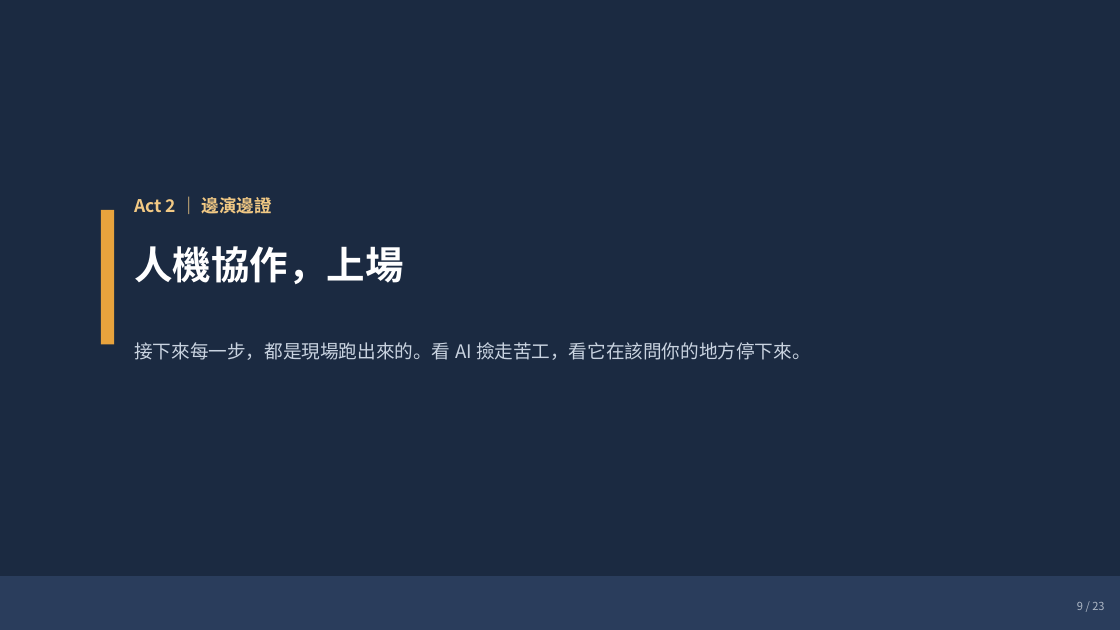
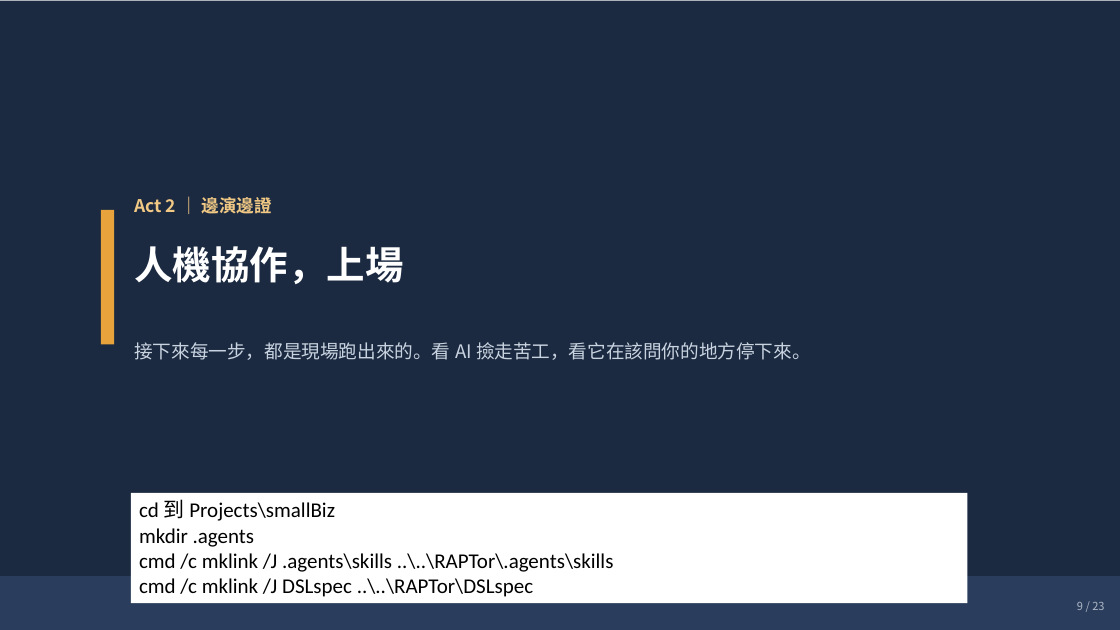
Before and after one commit to chrisokchen/rapt, a slide deck: slide 9 of RAPTor/references/0622-raptStory_ccOpus48.pptx. Drawn at 1120x630 pixels with LibreOffice and Linux fonts; fonts in the diff are those of the drawing. Boxes give left, top, right and bottom in pixels: in the first picture for what was removed or moved away, otherwise in the second. Text is boxed around its words. In the diff, an @@ line names an element or a change of style, - is before the commit and + after.

```diff
--- a/RAPTor/references/0622-raptStory_ccOpus48.pptx
+++ b/RAPTor/references/0622-raptStory_ccOpus48.pptx
@@ rectangle added at <box>131,493,968,603</box>, fill #FFFFFF, 18 pt, text #000000 @@
+cd 到 Projects\smallBiz
+mkdir .agents
+cmd /c mklink /J .agents\skills ..\..\RAPTor\.agents\skills
+cmd /c mklink /J DSLspec ..\..\RAPTor\DSLspec
```
Also in this commit, not shown: 1 other slide changed, 1 slide removed, 1 other file.
